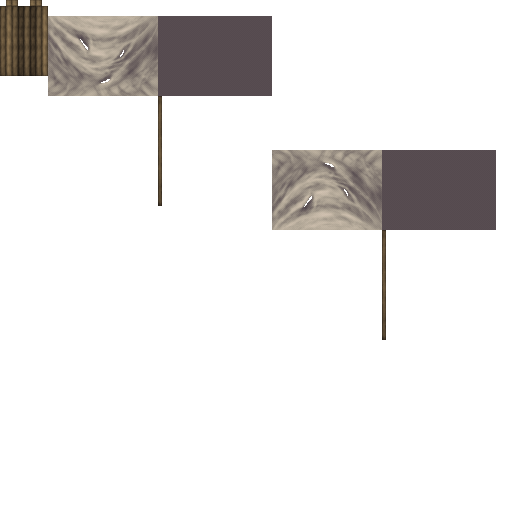
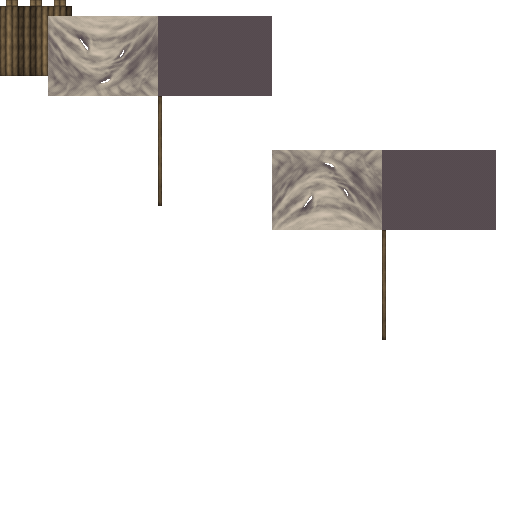
Layered file, before and after one edit (512×512). Changes by layer:
added layer "Layer 15" above "Layer 11" over (48, 0, 72, 16)
